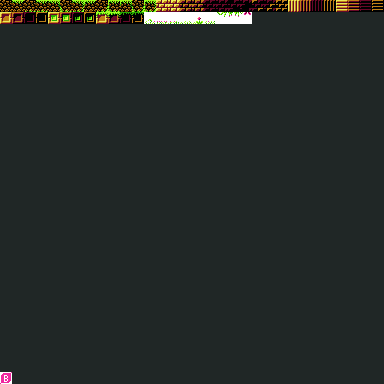
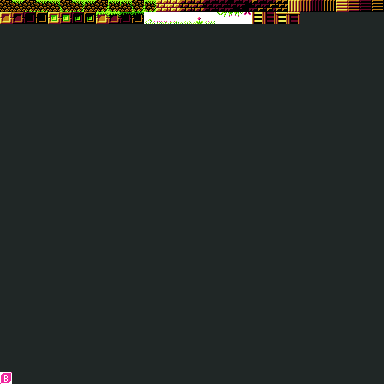
Layer changes from the first 384 x 384 image to the second:
added layer "Layer 7" above "Layer 6" over 252, 12, 300, 24
